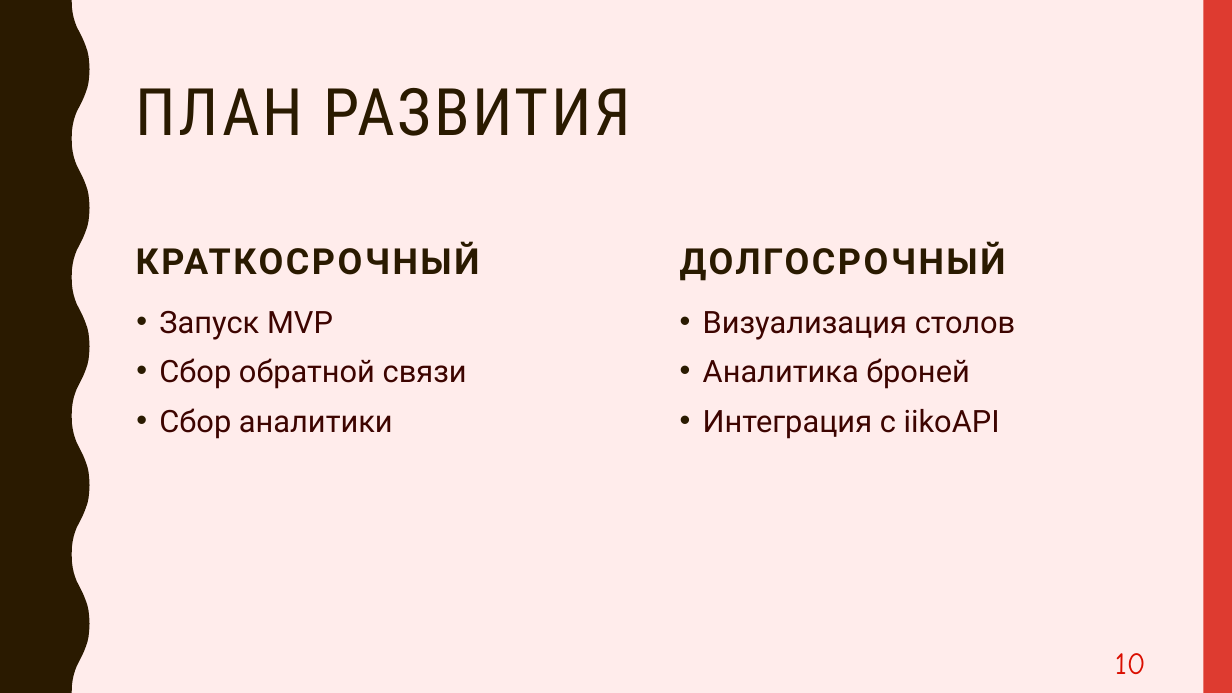
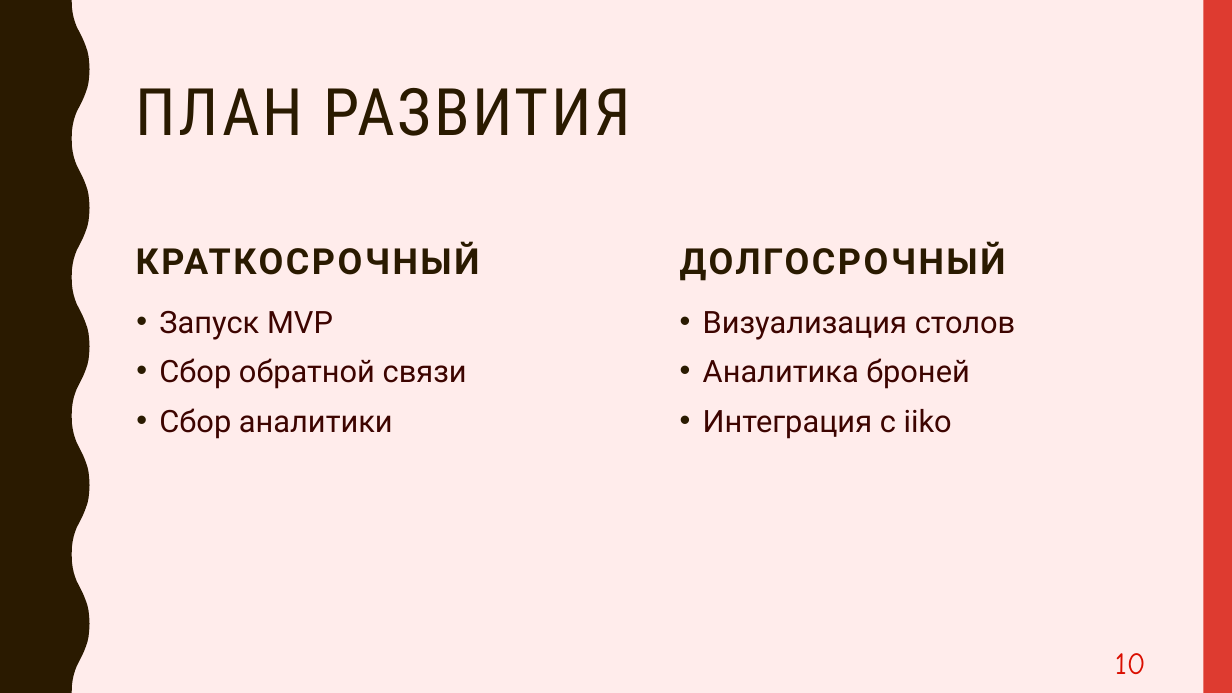
Before and after one commit to PavelPutin/restobook, a slide deck: slide 10 of presentation/Restobook.pptx. Drawn at 1232x693 pixels with LibreOffice and Linux fonts; fonts in the diff are those of the drawing. Boxes give left, top, right and bottom in pixels: in the first picture for what was removed or moved away, otherwise in the second. Text is boxed around its words. In the diff, an @@ line names an element or a change of style, - is before the commit and + after.

```diff
--- a/presentation/Restobook.pptx
+++ b/presentation/Restobook.pptx
@@ text at <box>703,409,952,439</box>: text changed @@
-• Интеграция с iikoAPI
+• Интеграция с iiko
```
Also in this commit, not shown: 3 other slides changed, 1 slide added, 1 slide removed, 1 other file.
